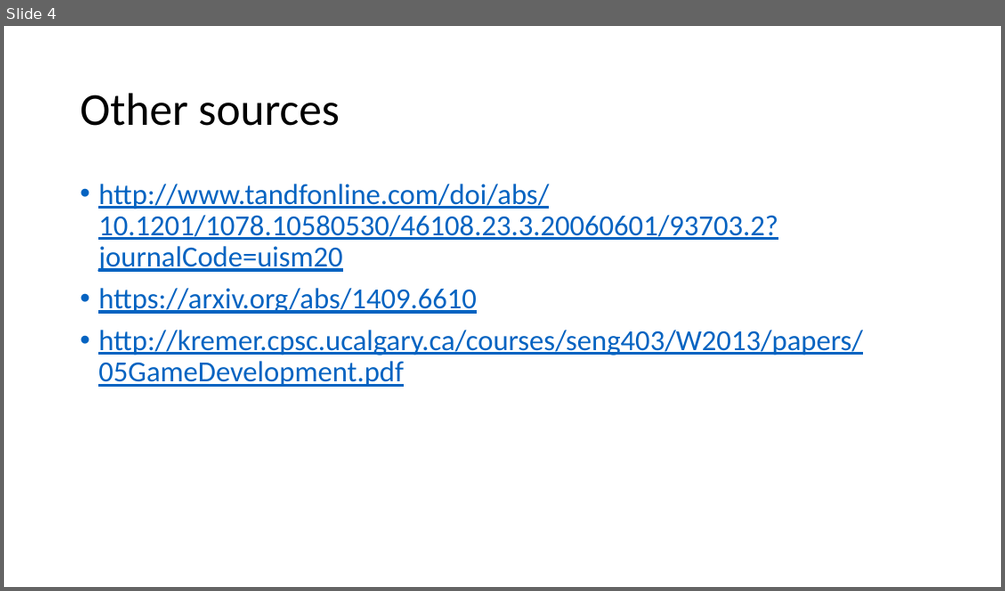
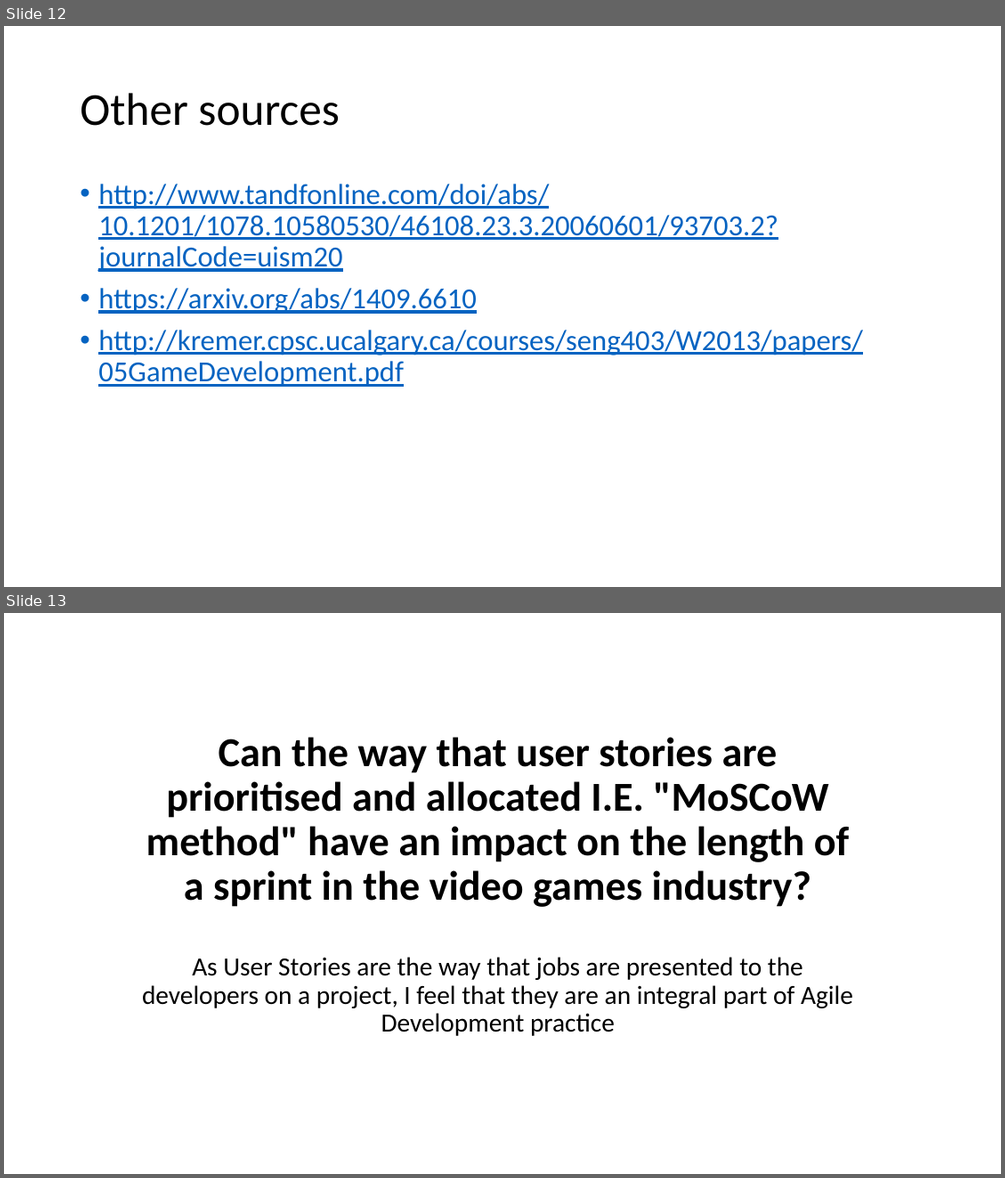
Before and after one commit to KieranGolds/comp150-agile, a slide deck: Agilequestion.pptx. Shown one above the other, each under a label of ours: slide 4 before the commit, slides 12 and 13 after it. The pictures are 1005x591 and 1005x1178 pixels, drawn with LibreOffice and Linux fonts; fonts in the diff are those of the drawing. Boxes give left, top, right and bottom in pixels: in the first picture for what was removed or moved away, otherwise in the second. Text is boxed around its words. In the diff, an @@ line names an element or a change of style, - is before the commit and + after.

```diff
--- a/Agilequestion.pptx
+++ b/Agilequestion.pptx
@@ slide 13 added at (4,613,1001,1174), background #FFFFFF @@
@@ title added at (142,737,853,1036), 39.6 pt, text #000000, bold @@
+Can the way that user stories are prioritised and allocated I.E. "MoSCoW method" have an impact on the length of a sprint in the video games industry?
+As User Stories are the way that jobs are presented to the developers on a project, I feel that they are an integral part of Agile Development practice
@@ what was slide 4 is now slide 12 @@
```
Also in this commit, not shown: 1 slide changed, 10 other slides added.
